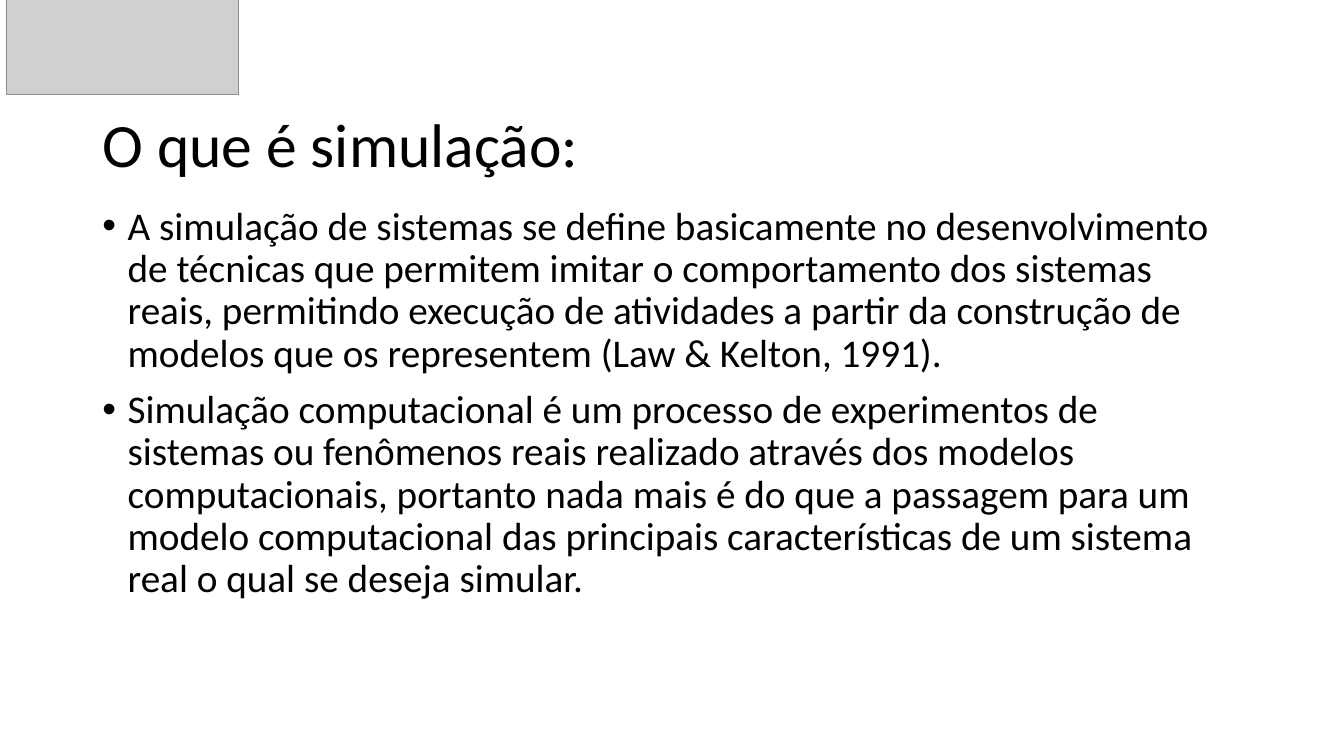
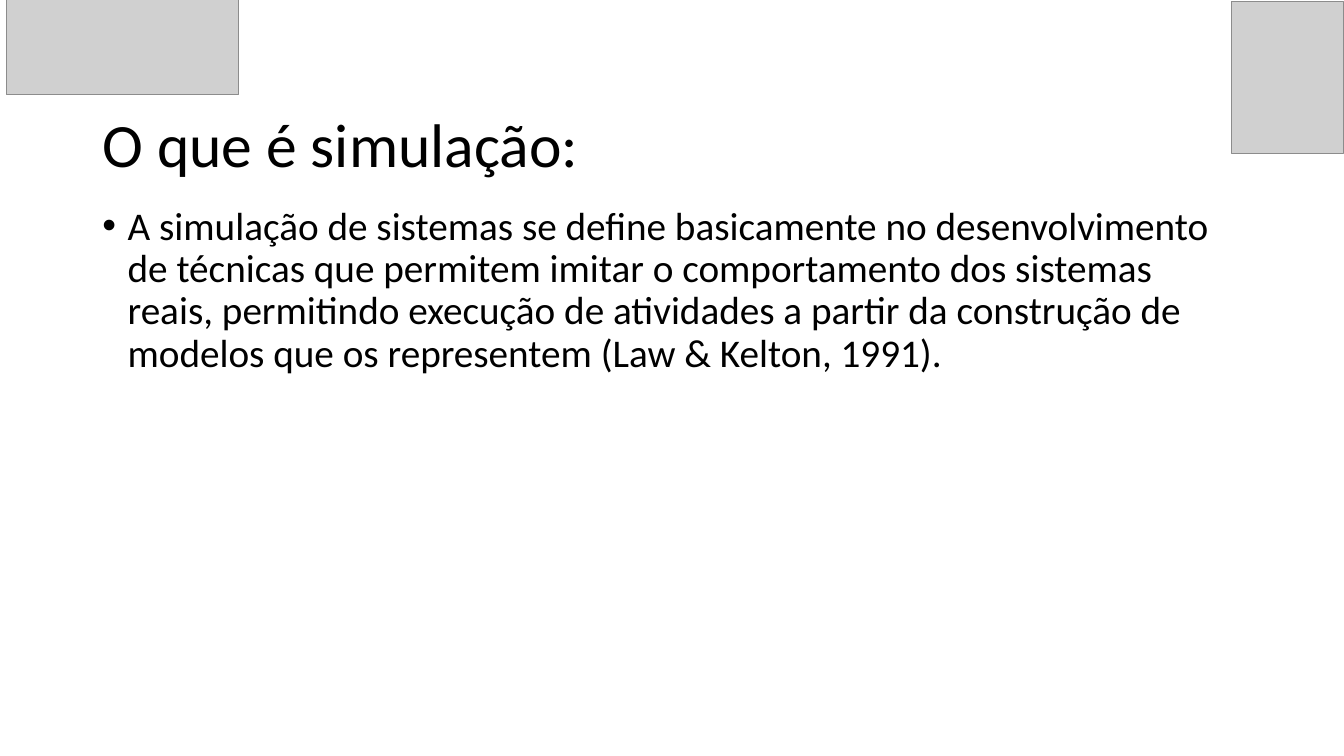
Before and after one commit to GuilhermeBizzani/TCC, a slide deck: slide 4 of Primeira apresentacao.pptx (slide 5 before the commit). Drawn at 1344x756 pixels with LibreOffice and Linux fonts; fonts in the diff are those of the drawing; grey boxes stand for pictures. Boxes give left, top, right and bottom in pixels: in the first picture for what was removed or moved away, otherwise in the second. Text is boxed around its words. In the diff, an @@ line names an element or a change of style, - is before the commit and + after.

```diff
--- a/Primeira apresentacao.pptx
+++ b/Primeira apresentacao.pptx
@@ picture added at [1232, 2, 1344, 153] @@
@@ text at [128, 395, 1192, 599]: paragraph removed @@
-• Simulação computacional é um processo de experimentos de sistemas ou fenômenos reais realizado através dos modelos computacionais, portanto nada mais é do que a passagem para um modelo computacional das principais características de um sistema real o qual se deseja simular.
```
Also in this commit, not shown: 10 other slides changed, 5 slides added, 3 slides removed, 3 other files.
